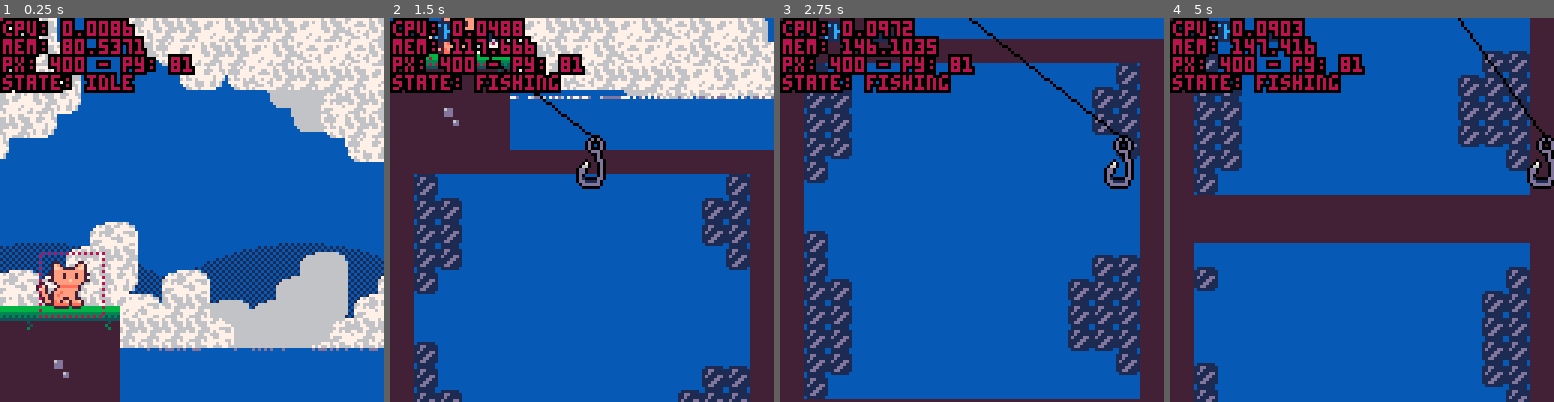
Above: before the commit, frames 1-4 (left to right).
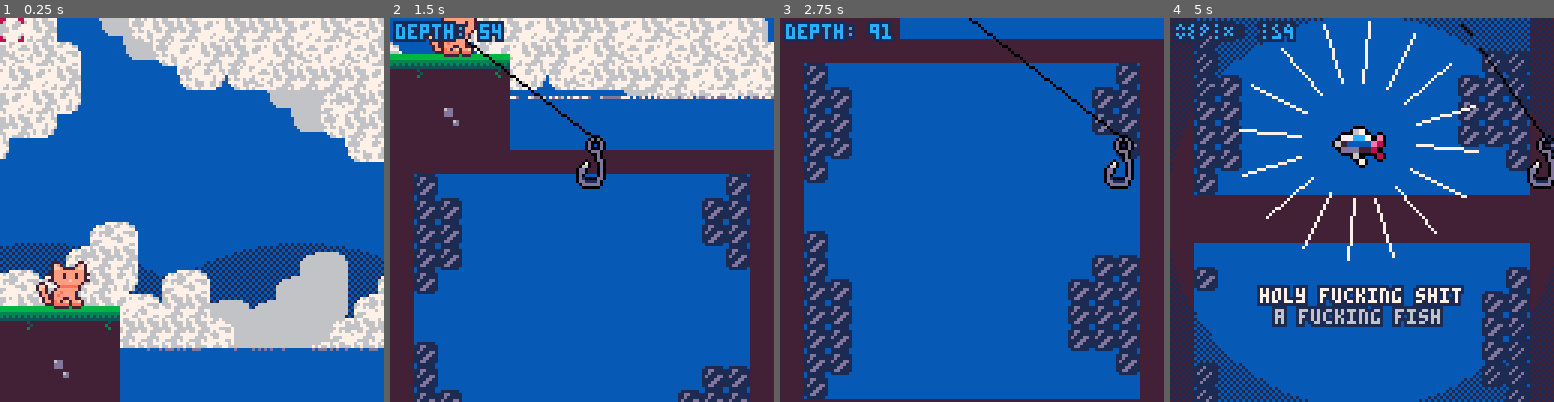
Above: after the commit, the same moments.

Repository: alexhlocke/AlexKotaFirstCart
Game: PICO-8 cartridge main_cart.p8
Same seed, same stepped clock (60 frames per second), same inputs: the game is played once before the commit and once after it.
Inputs:
- Up to frame 1 (0.25 s): no input
- Up to frame 2 (1.5 s): tap X (X key) at 0.33, 1.07 s; tap O (Z key) at 0.7 s
- Up to frame 3 (2.75 s): hold Right 1.6-2.1 s; tap O (Z key) at 1.7, 2.1, 2.5 s; tap X (X key) at 1.85 s; hold Up 2.15-2.42 s; hold Right from 2.47 s (still down)
- Up to frame 4 (5 s): tap O (Z key) every 0.4 s from 2.9 to 4.9 s; tap X (X key) at 2.97, 4.08 s; release Right at 3.03 s; hold Left 3.08-3.58 s; hold Down 3.63-3.97 s; hold Right 4.02-4.68 s; hold Up from 4.73 s (still down)

The runs differ from the first frame. In frame 1, 6.7% of the frame differs, in the area x 0-51%, y 0-79%; in frame 2, 6.9%; in frame 3, 7.1%; in frame 4, 20%, in the area x 0-100%, y 0-100%.

Commit message:
Fixed pal bug

Diff:
--- a/main_cart.p8
+++ b/main_cart.p8
@@ -107,7 +107,7 @@
 
 --reset color palette
 function reset_pal()
- poke( 0x5f2e, 1 ) --endable hidden colors
+ --poke( 0x5f2e, 1 ) --endable hidden colors
  custom_palette = {[0]=0,1,140,12,131,3,139,130,136,14,142,143,15,13,6,7}
  pal( custom_palette, 1 )
 end
@@ -118,7 +118,7 @@
 --debug
 debug={}
 
-show_debug=true
+show_debug=false
 function print_debug()
  for i=1,10 do
   if(debug[i]!=nil) then
@@ -148,6 +148,7 @@
 end
 
 
+--== update ==-----------------
 function update_game()
  --update/move player
  update_player()
@@ -166,6 +167,7 @@
 end
 
 
+--== draw ==--------------------
 function draw_game()
  cls(2)
 
@@ -179,7 +181,8 @@
  --draw map
  map()
  --water to block map (ghetto)
- rectfill(384,256,700,700,2)
+ rectfill(384,256,700,7000,2)
+ rectfill(384,256,700,7000,2)
 
  --draw player
  draw_player()
@@ -200,22 +203,20 @@
 
  --== debug stuff
 
- if(show_debug)print_debug()
-
  --fish display [debug]
  --display_fish=rnd(fishes)
--- if(btn(❎))then
---  display_fish=fishes[3]
---  draw_fish_got(display_fish)
--- else
---  display_fish=rnd(fishes)
--- end
+ if(btn(⬆️))then
+  display_fish=fishes[6]
+  draw_fish_got(display_fish)
+ else
+  display_fish=rnd(fishes)
+ end
+
+ if(show_debug)print_debug()
 end
 
 
 --== main menu ==---------------
-
-
 show_menu=false
 
 --displays menu overlay on top
@@ -276,8 +277,8 @@
   ,138,1,1,2)
  make_fish("fish 4"
   ,152,1,1,2)
- make_fish("fish 5"
-  ,153,1,1,2)
+ make_fish("pINKTAIL"
+  ,153,1,1,2,{{8,2},{9,3},{2,8},{3,9}})
  make_fish("sHRIMP"
   ,154,1,1,1)
  make_fish("jUMBO sHRIMP"
@@ -358,14 +359,15 @@
   ,w*scale,h*scale)
 
  --shiny (debug)
- set_shiny_pal(fish)
+ --set_shiny_pal(fish)
 
  sspr(fish.sprt%16*8,flr(fish.sprt/16)*8
   ,w,h
   ,cam.x+63-w*scale/2,cam.y+y-h*scale/2
   ,w*scale,h*scale)
 
- rp()
+ --complete palette refresh
+ p() rp()
 
  bprint("holy fucking shit",cam.x+30,cam.y+90,15,1)
  bprint("a fucking fish",cam.x+35,cam.y+97,14,1)
@@ -392,6 +394,15 @@
   pal(scols[i][1],scols[i][2])
  end
 end
+
+function reset_shiny_pal(fish)
+	if(fish.shinycols==nil)return
+ scols=fish.shinycols
+ for i=1,#scols do
+  pal(scols[i][2],scols[i][1])
+ end
+end
+
 
 
 -->8
